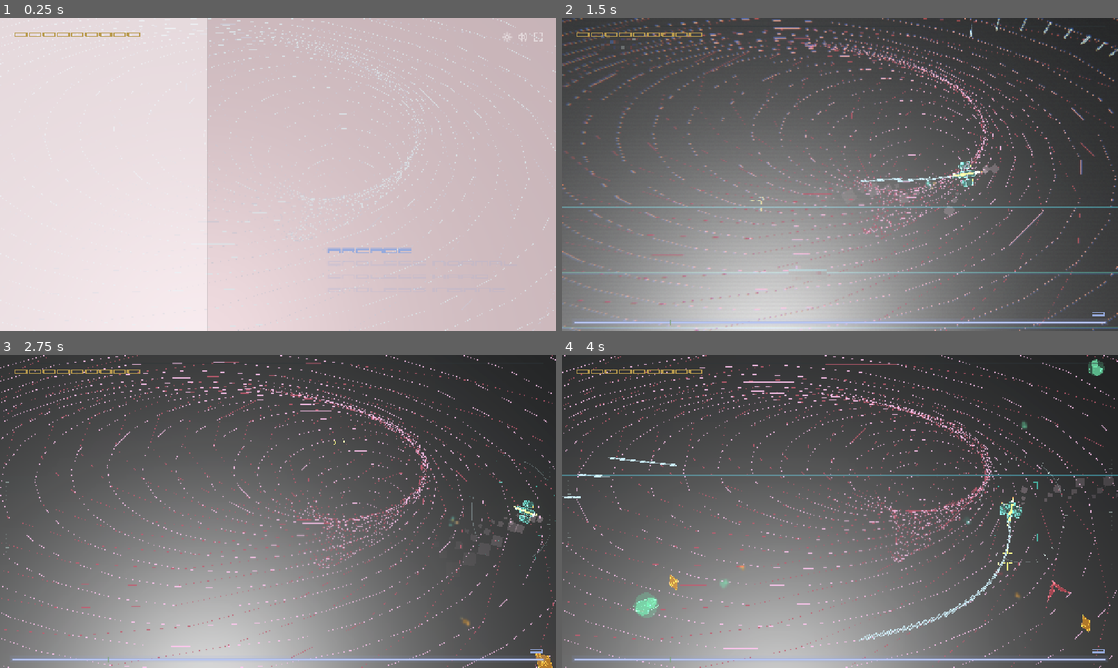
Above: before the commit, frames 1-4 (two rows, left to right).
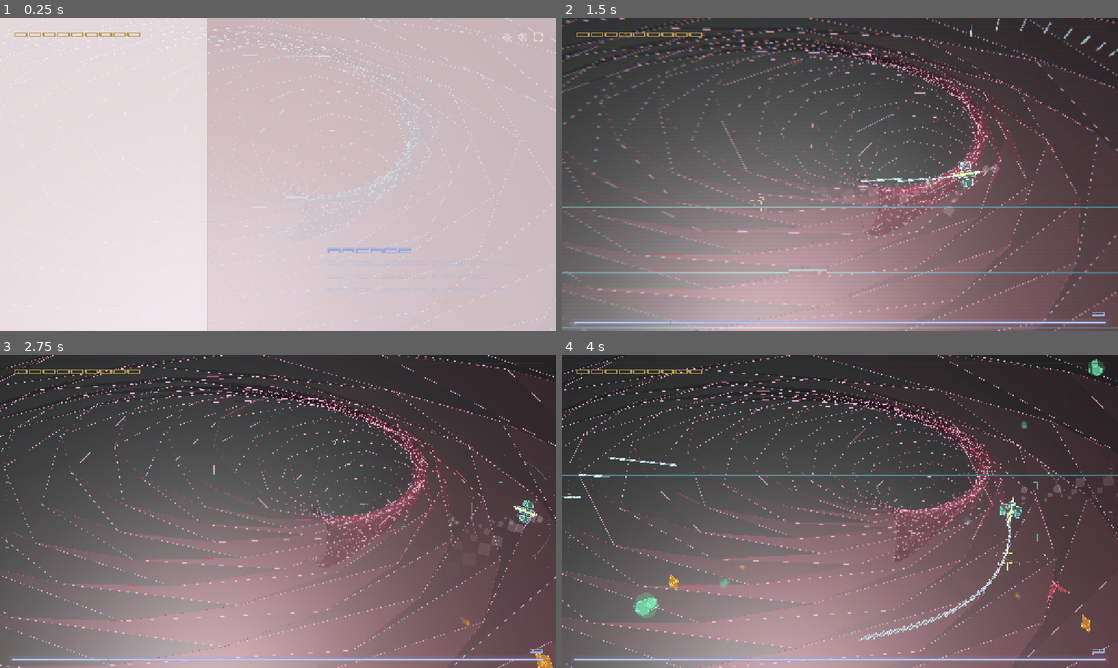
Above: after the commit, the same moments.

Repository: yos-gh/rs-revolved
Game: Godot game, scene res://scenes/main.tscn
Two runs of this game, one before a commit and one after it. Both use one fixed random seed, a clock stepped at 60 frames per second and the inputs below. Sound files missing from this copy of the repository are replaced by a short silence.
Inputs (mouse positions are in pixels of both pictures, inside the frame that each line leads up to):
- Up to frame 1 (0.25 s): no input
- Up to frame 2 (1.5 s): tap Enter at 0.5 s; move the mouse to (962, 158) at 0.52 s; press the mouse at (962, 158) at 0.53 s; hold D (move_right) 0.53-1.25 s; release the mouse at (962, 158) at 1.25 s; drag from (728, 190) to (812, 237) at 1.27 s
- Up to frame 3 (2.75 s): move the mouse to (333, 442) at 2.02 s; hold D (move_right) from 2.03 s (still down); tap G at 2.1 s
- Up to frame 4 (4 s): release D (move_right) at 2.75 s; drag from (812, 574) to (673, 464) at 2.77 s; move the mouse to (1006, 558) at 3.52 s; press the mouse at (1006, 558) at 3.53 s; hold A (move_left) from 3.53 s (still down)

The runs differ from the first frame. In frame 1, 1.8% of the frame differs, in the area x 37-100%, y 0-100%; in frame 2, 26%, in the area x 0-100%, y 0-100%; in frame 3, 22%; in frame 4, 20%.

Commit message:
Make the wire tunnel an octagonal tube with shaded wall panels
Rings drop from 24 lines to 8 so the tube shows its corners, and translucent
panels between rings take a flat shade from the way they face, so the tunnel
reads as a solid wireframe instead of rotating ellipses. The per-profile radial
density stride is gone with the extra lines.

Also fixes the band of missing radials that swept through the tunnel every
~16s: rings scroll by index, but radials only joined ring n to n+1, so the
last ring and ring 0 were never joined. They now wrap, skipping only the pair
across the far/near seam.

Co-Authored-By: Claude Opus 5.5 (1M context) <noreply@anthropic.com>

Diff:
--- /dev/null
+++ b/assets/shaders/tunnel_face.gdshader
@@ -0,0 +1,51 @@
+shader_type spatial;
+render_mode blend_mix, depth_draw_never, cull_disabled, unshaded;
+
+// Tunnel wall panels between two neighbouring rings, so the wire tube reads as a solid surface.
+// Each instance is a unit plane whose custom data holds (ring, side); the vertex stage moves its
+// four corners onto the two rings, and each panel takes a flat shade from which way it faces.
+
+const int RING_COUNT = 40;
+const int SEGMENTS = 8;
+const float TAU_F = 6.28318530718;
+
+uniform vec4 face_color : source_color = vec4(1.0);
+uniform float face_alpha = 0.35;
+uniform float face_height = 0.010;
+uniform vec2 light_dir = vec2(-0.6, -0.8);
+uniform vec4 ring_shape[RING_COUNT];
+uniform vec2 ring_twist[RING_COUNT];
+
+varying float shade;
+
+vec2 tunnel_point(int ring, int segment) {
+	vec4 shape = ring_shape[ring];
+	float angle = float(segment) / float(SEGMENTS) * TAU_F + ring_twist[ring].x;
+	return shape.xy + vec2(cos(angle) * shape.z, sin(angle) * shape.w);
+}
+
+void vertex() {
+	int ring = int(INSTANCE_CUSTOM.x + 0.5);
+	int segment = int(INSTANCE_CUSTOM.y + 0.5);
+	float depth = ring_twist[ring].y;
+	int next_ring = (ring + 1) % RING_COUNT;
+	float next_depth = ring_twist[next_ring].y;
+	int corner_ring = VERTEX.z > 0.0 ? next_ring : ring;
+	int corner_side = VERTEX.x > 0.0 ? (segment + 1) % SEGMENTS : segment;
+	vec2 p = tunnel_point(corner_ring, corner_side);
+	// The panel faces the tunnel axis; light falls across the tube from one side.
+	vec2 mid_a = (tunnel_point(ring, segment) + tunnel_point(ring, (segment + 1) % SEGMENTS)) * 0.5;
+	vec2 inward = normalize(ring_shape[ring].xy - mid_a + vec2(1e-5));
+	float lambert = dot(inward, normalize(light_dir)) * 0.5 + 0.5;
+	float normalized_depth = clamp((depth + next_depth) * 0.5 / float(RING_COUNT - 1), 0.0, 1.0);
+	shade = lambert * lambert * smoothstep(0.0, 0.7, normalized_depth);
+	VERTEX = vec3(p.x, face_height, p.y);
+	if (next_depth <= depth) {
+		VERTEX = vec3(0.0);
+	}
+}
+
+void fragment() {
+	ALBEDO = face_color.rgb * shade;
+	ALPHA = face_alpha * (0.35 + 0.65 * shade);
+}
--- a/assets/shaders/tunnel_wire.gdshader
+++ b/assets/shaders/tunnel_wire.gdshader
@@ -4,10 +4,11 @@
 // Wire tunnel lines placed on the GPU. Each MultiMesh instance is a unit box whose custom data
 // holds (ring, segment); the script only uploads the per-ring shape (40 rings) each frame, and
 // the vertex stage stretches the box between two tunnel points, matching the old per-instance
-// transforms. Shading matches the StandardMaterial3D the tunnel used before.
+// transforms. Shading matches the StandardMaterial3D the tunnel used before. Rings are octagons,
+// so the tube shows its corners.
 
 const int RING_COUNT = 40;
-const int SEGMENTS = 24;
+const int SEGMENTS = 8;
 const float TAU_F = 6.28318530718;
 
 uniform vec4 albedo : source_color = vec4(1.0);
@@ -16,7 +17,6 @@
 uniform float roughness = 0.42;
 // Radial lines join a ring to the next one; ring lines join neighbouring segments.
 uniform bool radial = false;
-uniform int density_stride = 1;
 uniform float line_height = 0.018;
 // Per ring: centre xy, radius, squashed radius.
 uniform vec4 ring_shape[RING_COUNT];
@@ -44,9 +44,12 @@
 	float width;
 	bool hidden = false;
 	if (radial) {
-		float next_depth = ring_twist[ring + 1].y;
-		hidden = segment % density_stride != 0 || next_depth <= depth;
-		b = tunnel_point(ring + 1, segment);
+		// Rings scroll by index, so the last ring's neighbour is ring 0; the pair that straddles
+		// the far/near wrap is the only one skipped.
+		int next_ring = (ring + 1) % RING_COUNT;
+		float next_depth = ring_twist[next_ring].y;
+		hidden = next_depth <= depth;
+		b = tunnel_point(next_ring, segment);
 		width = line_width((depth + next_depth) * 0.5, true);
 	} else {
 		b = tunnel_point(ring, (segment + 1) % SEGMENTS);
--- a/scripts/prototype/main.gd
+++ b/scripts/prototype/main.gd
@@ -112,7 +112,7 @@
 const BOSS_T_RAPID_GUN_EDGE_WIDTH := 0.016
 const BOSS_T_DIRECTION_GUN_EDGE_WIDTH := 0.017
 const TUNNEL_RING_COUNT := 40
-const TUNNEL_SEGMENTS := 24
+const TUNNEL_SEGMENTS := 8
 const TUNNEL_FAR_RADIUS := 0.001
 const TUNNEL_NEAR_RADIUS := 24.0
 const TUNNEL_WIRE_MAX_LUMINANCE := 0.46
@@ -166,6 +166,7 @@
 const AFTERIMAGE_ALPHA := 0.5
 const AFTERIMAGE_CULL_MARGIN := 40.0
 const TUNNEL_WIRE_SHADER := preload("res://assets/shaders/tunnel_wire.gdshader")
+const TUNNEL_FACE_SHADER := preload("res://assets/shaders/tunnel_face.gdshader")
 const AFTERIMAGE_MIX_SHADER := preload("res://assets/shaders/afterimage_mix.gdshader")
 const AFTERIMAGE_ADD_SHADER := preload("res://assets/shaders/afterimage_add.gdshader")
 # Tunnel blur is 0.7 (near) .. 2.4 px (far); afterimages blur on their own pass.
@@ -371,13 +372,13 @@
 var tunnel_stream_material: Material
 var tunnel_ring_material: ShaderMaterial
 var tunnel_radial_material: ShaderMaterial
+var tunnel_face_material: ShaderMaterial
 var floor_plane: MeshInstance3D
 var floor_material: StandardMaterial3D
 var main_light: DirectionalLight3D
 var world_environment: WorldEnvironment
 var tunnel_time := 0.0
 var tunnel_speed := 1.0
-var tunnel_density_stride := 1
 var background_profile_key := ""
 var background_light_base_energy := 2.2
 var scanline_root: Node3D
@@ -765,8 +766,16 @@
 	var color := Color(0.26, 0.58, 0.72)
 	tunnel_ring_material = _tunnel_wire_material(false, color.darkened(TUNNEL_GLOW_ALBEDO_DARKEN), color.darkened(TUNNEL_GLOW_EMISSION_DARKEN), TUNNEL_GLOW_RING_ENERGY)
 	tunnel_radial_material = _tunnel_wire_material(true, color.darkened(TUNNEL_GLOW_RADIAL_ALBEDO_DARKEN), color.darkened(TUNNEL_GLOW_RADIAL_EMISSION_DARKEN), TUNNEL_GLOW_RADIAL_ENERGY)
-	tunnel_ring_multimesh = _create_line_multimesh(TUNNEL_RING_COUNT * TUNNEL_SEGMENTS, tunnel_ring_material)
-	tunnel_radial_multimesh = _create_line_multimesh((TUNNEL_RING_COUNT - 1) * TUNNEL_SEGMENTS, tunnel_radial_material)
+	# Radial wires and wall panels join each ring to the next, including the last ring to ring 0.
+	var box := BoxMesh.new()
+	box.size = Vector3.ONE
+	tunnel_ring_multimesh = _create_tunnel_multimesh(TUNNEL_RING_COUNT * TUNNEL_SEGMENTS, box, tunnel_ring_material)
+	tunnel_radial_multimesh = _create_tunnel_multimesh(TUNNEL_RING_COUNT * TUNNEL_SEGMENTS, box, tunnel_radial_material)
+	tunnel_face_material = ShaderMaterial.new()
+	tunnel_face_material.shader = TUNNEL_FACE_SHADER
+	var panel := PlaneMesh.new()
+	panel.size = Vector2.ONE
+	_create_tunnel_multimesh(TUNNEL_RING_COUNT * TUNNEL_SEGMENTS, panel, tunnel_face_material)
 	tunnel_ring_shape.resize(TUNNEL_RING_COUNT)
 	tunnel_ring_twist.resize(TUNNEL_RING_COUNT)
 	tunnel_stream_material = VisualMaterialsUtil.flat_face(Color(0.94, 0.98, 1.0), 0.09, 0.42)
@@ -801,16 +810,14 @@
 	mat.set_shader_parameter("emission_energy", energy)
 
 
-# Each instance is one wire, identified by (ring, segment) in its custom data; the tunnel
-# shader places it from the per-ring shape, so the instance data never changes.
-func _create_line_multimesh(instance_count: int, material: Material) -> MultiMesh:
-	var box := BoxMesh.new()
-	box.size = Vector3.ONE
+# Each instance is one wire or wall panel, identified by (ring, segment) in its custom data; the
+# tunnel shaders place it from the per-ring shape, so the instance data never changes.
+func _create_tunnel_multimesh(instance_count: int, mesh: Mesh, material: Material) -> MultiMesh:
 	var multimesh := MultiMesh.new()
 	multimesh.transform_format = MultiMesh.TRANSFORM_3D
 	multimesh.use_custom_data = true
 	multimesh.instance_count = instance_count
-	multimesh.mesh = box
+	multimesh.mesh = mesh
 	multimesh.custom_aabb = AABB(Vector3(-40.0, -1.0, -40.0), Vector3(80.0, 2.0, 80.0))
 	for index in range(instance_count):
 		multimesh.set_instance_transform(index, Transform3D.IDENTITY)
@@ -858,10 +865,9 @@
 	_update_scanlines()
 	_update_tunnel_stream_plates()
 	_update_tunnel_rings()
-	for mat in [tunnel_ring_material, tunnel_radial_material]:
+	for mat in [tunnel_ring_material, tunnel_radial_material, tunnel_face_material]:
 		mat.set_shader_parameter("ring_shape", tunnel_ring_shape)
 		mat.set_shader_parameter("ring_twist", tunnel_ring_twist)
-		mat.set_shader_parameter("density_stride", tunnel_density_stride)
 	afterimage_vanish = _tunnel_center_at(0.0)
 	background_dof.update_focus(afterimage_vanish, TUNNEL_BASE_SQUASH)
 	RenderingServer.global_shader_parameter_set("afterimage_vanish", afterimage_vanish)
@@ -1000,12 +1006,12 @@
 	var wire_color := _limit_tunnel_line_luminance(profile.wire)
 	var bg_color: Color = profile.bg
 	tunnel_speed = profile.speed
-	tunnel_density_stride = profile.density_stride
 	RenderingServer.set_default_clear_color(bg_color)
 	background_light_base_energy = float(profile.get("light", _background_light_energy(bg_color)))
 	_update_background_light()
 	_set_tunnel_wire_colors(tunnel_ring_material, wire_color.darkened(TUNNEL_GLOW_ALBEDO_DARKEN), wire_color.darkened(TUNNEL_GLOW_EMISSION_DARKEN), TUNNEL_GLOW_RING_ENERGY)
 	var radial_color := wire_color.darkened(0.18)
+	tunnel_face_material.set_shader_parameter("face_color", wire_color)
 	_set_tunnel_wire_colors(tunnel_radial_material, wire_color.darkened(TUNNEL_GLOW_RADIAL_ALBEDO_DARKEN), radial_color.darkened(TUNNEL_GLOW_RADIAL_EMISSION_DARKEN), TUNNEL_GLOW_RADIAL_ENERGY)
 
 
@@ -1018,20 +1024,20 @@
 
 func _background_profile() -> Dictionary:
 	if not game_state.game_started:
-		return {"wire": Color(0.26, 0.58, 0.72), "bg": palette.bg, "speed": 1.0, "density_stride": 2, "light": 2.2}
+		return {"wire": Color(0.26, 0.58, 0.72), "bg": palette.bg, "speed": 1.0, "light": 2.2}
 	if game_state.game_mode == "endless":
 		if game_state.endless_difficulty == 1:
-			return {"wire": Color(0.86, 0.90, 0.92), "bg": Color(0.055, 0.060, 0.065), "speed": 1.30, "density_stride": 1, "light": 1.55}
+			return {"wire": Color(0.86, 0.90, 0.92), "bg": Color(0.055, 0.060, 0.065), "speed": 1.30, "light": 1.55}
 		if game_state.endless_difficulty == 2:
-			return {"wire": Color(0.58, 0.64, 0.72), "bg": Color(0.025, 0.028, 0.040), "speed": 1.45, "density_stride": 1, "light": 1.15}
+			return {"wire": Color(0.58, 0.64, 0.72), "bg": Color(0.025, 0.028, 0.040), "speed": 1.45, "light": 1.15}
 		if game_state.endless_difficulty == 3:
-			return {"wire": Color(0.48, 0.36, 0.70), "bg": Color(0.004, 0.004, 0.008), "speed": 1.65, "density_stride": 1, "light": 0.58}
-		return {"wire": Color(1.00, 0.24, 0.38), "bg": Color(0.035, 0.005, 0.012), "speed": 1.85, "density_stride": 1, "light": 0.78}
+			return {"wire": Color(0.48, 0.36, 0.70), "bg": Color(0.004, 0.004, 0.008), "speed": 1.65, "light": 0.58}
+		return {"wire": Color(1.00, 0.24, 0.38), "bg": Color(0.035, 0.005, 0.012), "speed": 1.85, "light": 0.78}
 	if game_state.music_stage == 1:
-		return {"wire": Color(0.98, 0.46, 0.56), "bg": Color(0.078, 0.026, 0.044), "speed": 0.85, "density_stride": 2, "light": 2.2}
+		return {"wire": Color(0.98, 0.46, 0.56), "bg": Color(0.078, 0.026, 0.044), "speed": 0.85, "light": 2.2}
 	if game_state.music_stage == 2:
-		return {"wire": Color(0.12, 0.82, 0.74), "bg": Color(0.006, 0.040, 0.070), "speed": 1.08, "density_stride": 1, "light": 1.35}
-	return {"wire": Color(0.20, 0.48, 1.00), "bg": Color(0.003, 0.009, 0.040), "speed": 1.35, "density_stride": 1, "light": 0.62}
+		return {"wire": Color(0.12, 0.82, 0.74), "bg": Color(0.006, 0.040, 0.070), "speed": 1.08, "light": 1.35}
+	return {"wire": Color(0.20, 0.48, 1.00), "bg": Color(0.003, 0.009, 0.040), "speed": 1.35, "light": 0.62}
 
 
 func _tunnel_point(ring: int, segment: int) -> Vector2:
Not shown, added: assets/shaders/tunnel_face.gdshader.uid
